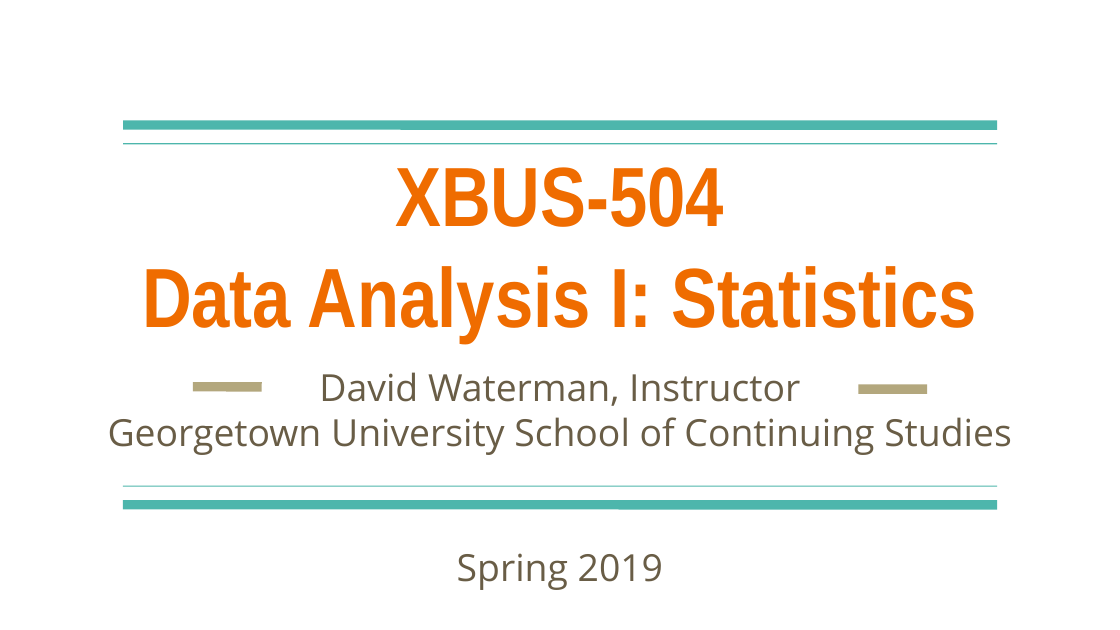
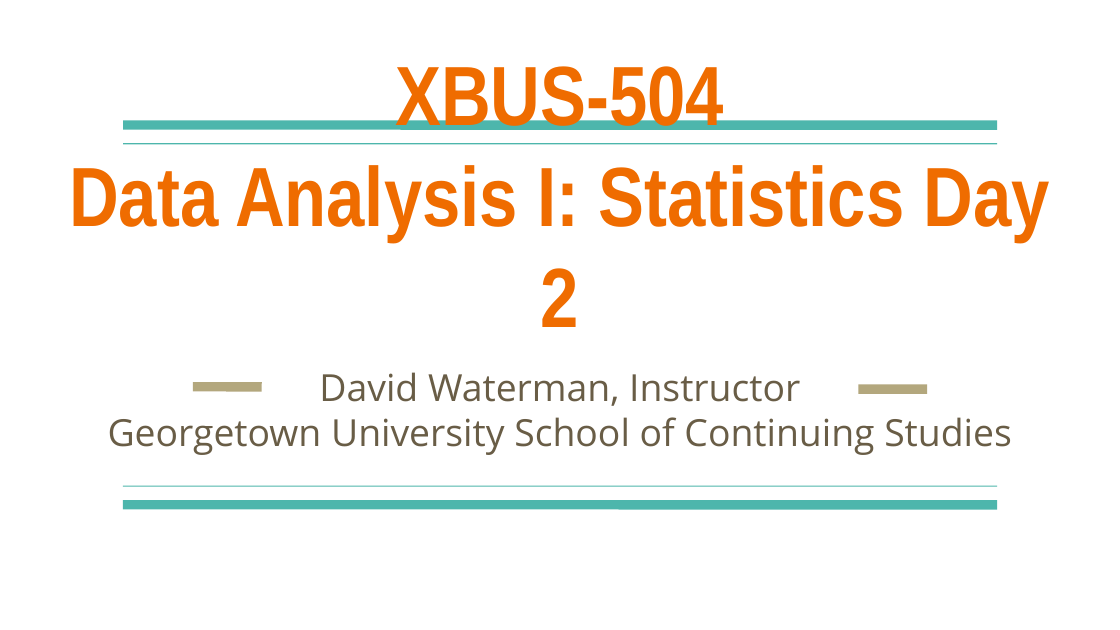
Before and after one commit to georgetown-analytics/XBUS-504-01.Data_Analysis_I_Statistics, a slide deck: slide 1 of slides/XBUS-504-2.odp. Drawn at 1120x630 pixels with LibreOffice and Linux fonts; fonts in the diff are those of the drawing. Boxes give left, top, right and bottom in pixels: in the first picture for what was removed or moved away, otherwise in the second. Text is boxed around its words. In the diff, an @@ line names an element or a change of style, - is before the commit and + after.

```diff
--- a/slides/XBUS-504-2.odp
+++ b/slides/XBUS-504-2.odp
@@ title at (69,66,1050,327): text changed @@
-XBUS-504
-Data Analysis I: Statistics
+XBUS-504
+Data Analysis I: Statistics Day 2
@@ subtitle at (457,553,663,590): paragraph removed @@
-Spring 2019
```
Also in this commit, not shown: 5 other slides changed, 5 slides added, 3 slides removed, 5 other files.
